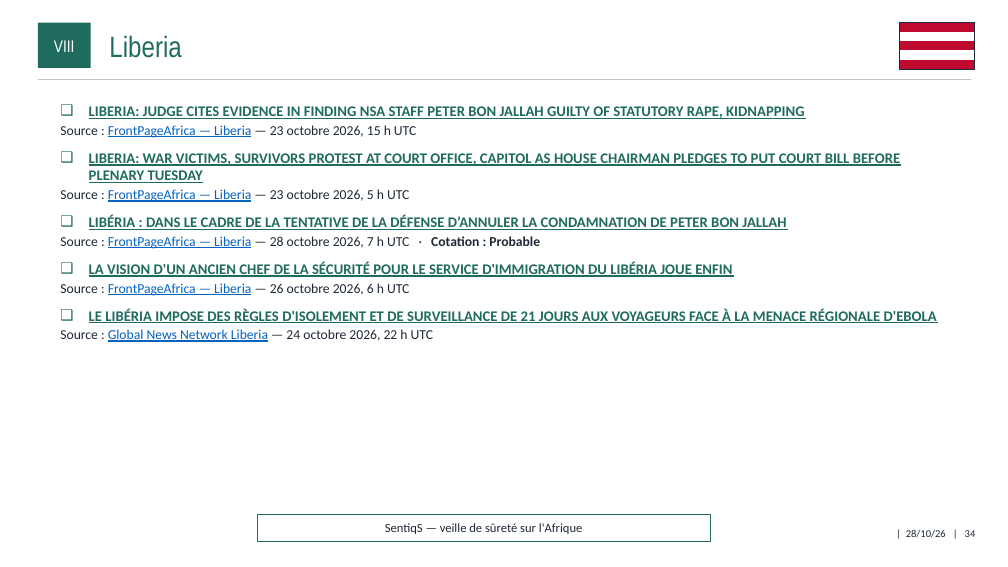
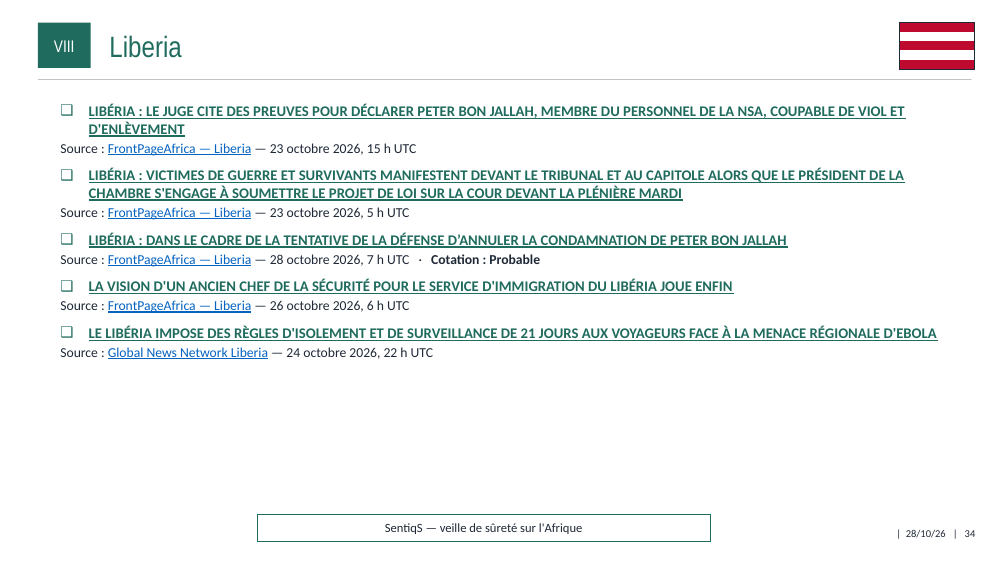
Before and after one commit to ytl1-ops/SentiqS, a slide deck: slide 34 of web/rapports/mensuel/2026-10.pptx. Drawn at 1008x567 pixels with LibreOffice and Linux fonts; fonts in the diff are those of the drawing. Boxes give left, top, right and bottom in pixels: in the first picture for what was removed or moved away, otherwise in the second. Text is boxed around its words. In the diff, an @@ line names an element or a change of style, - is before the commit and + after.

```diff
--- a/web/rapports/mensuel/2026-10.pptx
+++ b/web/rapports/mensuel/2026-10.pptx
@@ text at <box>89,104,904,137</box>: text changed @@
-❑ LIBERIA: JUDGE CITES EVIDENCE IN FINDING NSA STAFF PETER BON JALLAH GUILTY OF STATUTORY RAPE, KIDNAPPING
+❑ LIBÉRIA : LE JUGE CITE DES PREUVES POUR DÉCLARER PETER BON JALLAH, MEMBRE DU PERSONNEL DE LA NSA, COUPABLE DE VIOL ET D'ENLÈVEMENT
@@ text at <box>89,168,904,203</box>: text changed @@
-❑ LIBERIA: WAR VICTIMS, SURVIVORS PROTEST AT COURT OFFICE, CAPITOL AS HOUSE CHAIRMAN PLEDGES TO PUT COURT BILL BEFORE PLENARY TUESDAY
+❑ LIBÉRIA : VICTIMES DE GUERRE ET SURVIVANTS MANIFESTENT DEVANT LE TRIBUNAL ET AU CAPITOLE ALORS QUE LE PRÉSIDENT DE LA CHAMBRE S'ENGAGE À SOUMETTRE LE PROJET DE LOI SUR LA COUR DEVANT LA PLÉNIÈRE MARDI
```
Also in this commit, not shown: 14 other slides changed, 7 other files.
